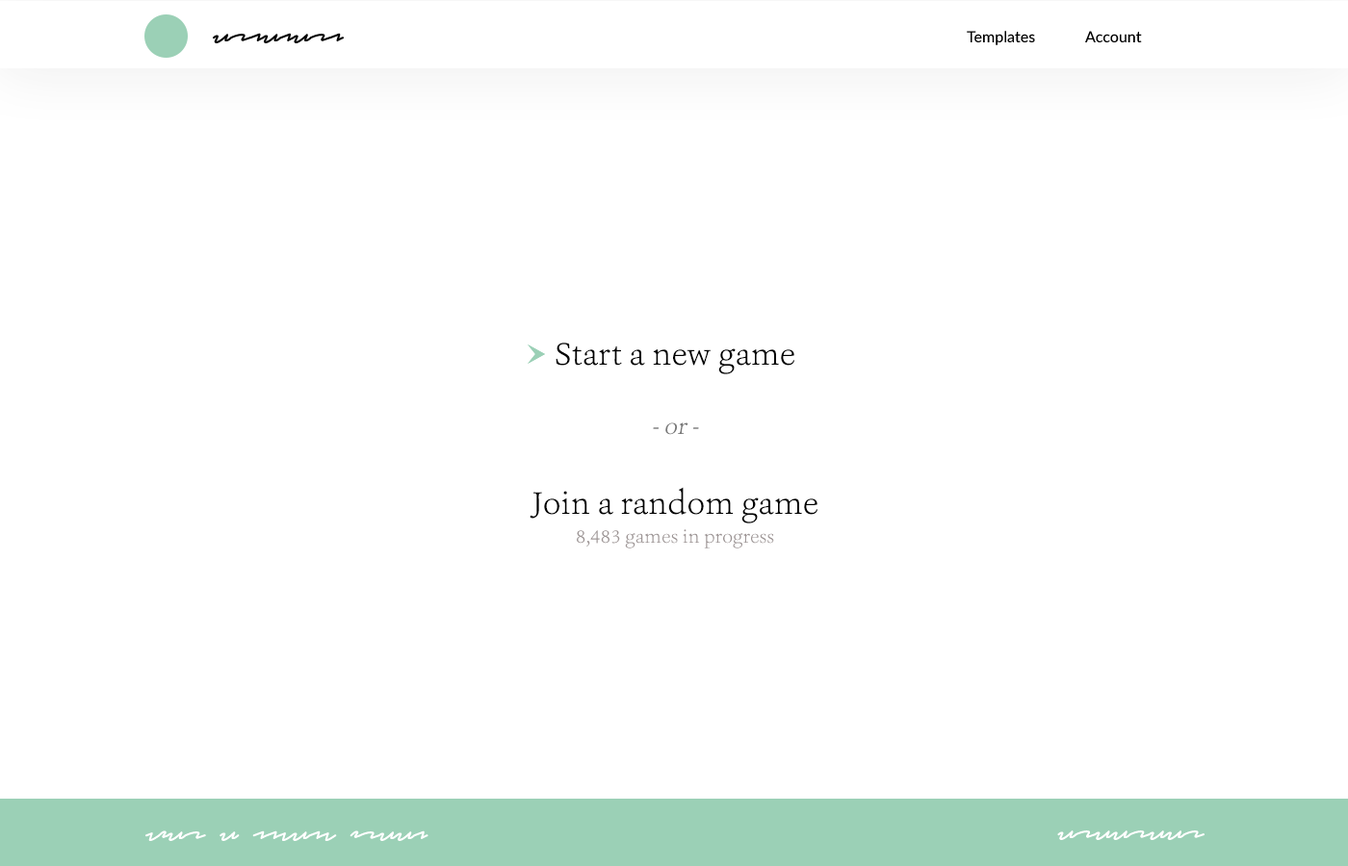
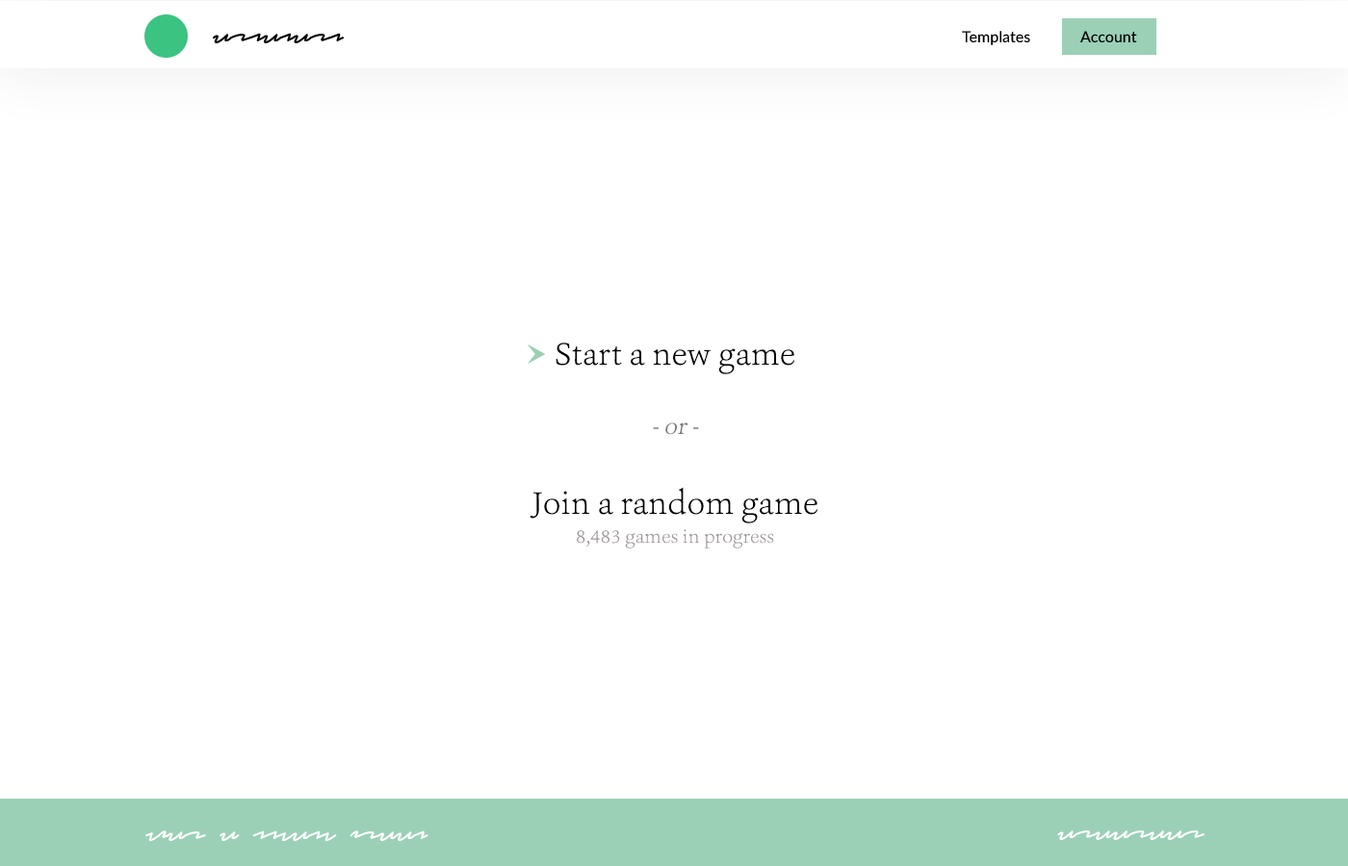
Two versions of the same layered image (1348 × 866). Layer-by-layer changes:
painted on "header" over 144, 14, 1157, 58
